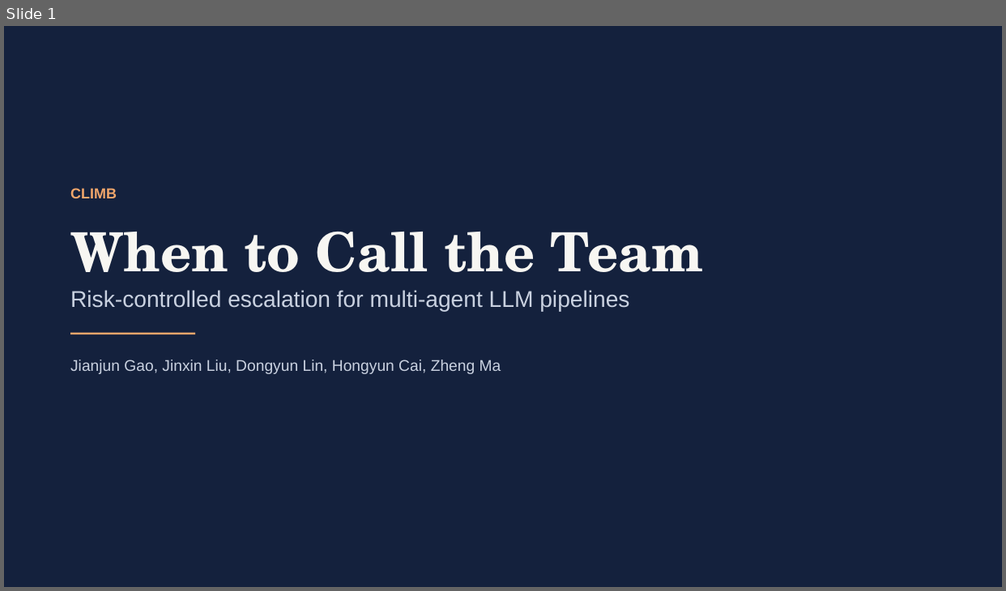
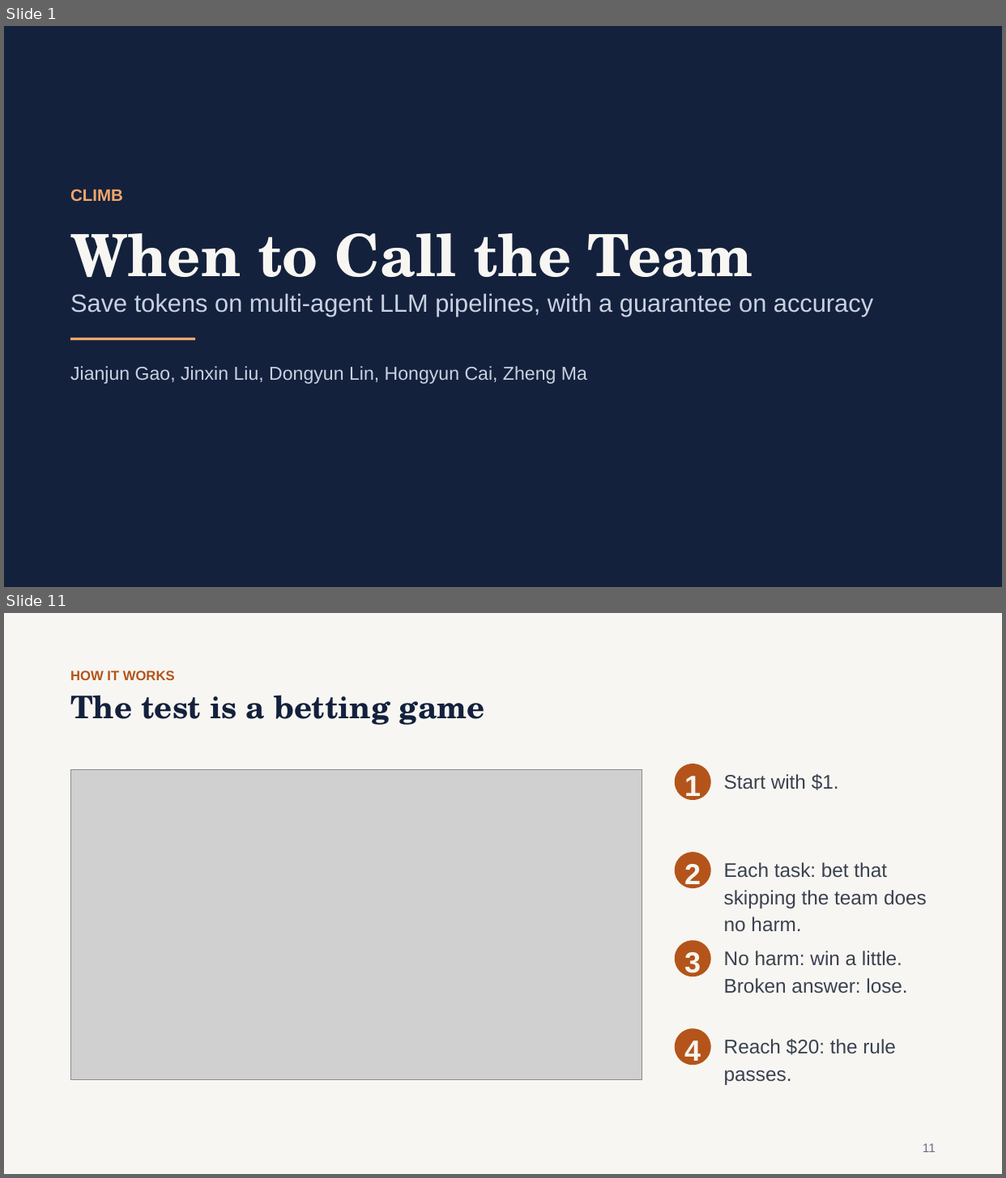
Before and after one commit to gaoj21/tokenbank, a slide deck: slides/CLIMB_talk.pptx. Shown one above the other, each under a label of ours: slide 1 before the commit, slides 1 and 11 after it; the slides between them are not shown. The pictures are 1006x591 and 1006x1178 pixels, drawn with LibreOffice and Linux fonts; fonts in the diff are those of the drawing; grey boxes stand for pictures. Boxes give left, top, right and bottom in pixels: in the first picture for what was removed or moved away, otherwise in the second. Text is boxed around its words. In the diff, an @@ line names an element or a change of style, - is before the commit and + after.

```diff
--- a/slides/CLIMB_talk.pptx
+++ b/slides/CLIMB_talk.pptx
@@ slide 11 added at (x1=4, y1=613, x2=1002, y2=1174), background #F7F6F2 @@
@@ text added at (x1=70, y1=671, x2=175, y2=680), 13 pt, text #B4541A, bold @@
+HOW IT WORKS
@@ text added at (x1=70, y1=695, x2=485, y2=725), 30 pt, text #14213D, bold @@
+The test is a betting game
@@ picture added at (x1=70, y1=769, x2=642, y2=1080) @@
@@ ellipse added at (x1=675, y1=764, x2=711, y2=800), fill #B4541A, 28 pt, text #F7F6F2, bold @@
+1
@@ text added at (x1=724, y1=774, x2=839, y2=790), 19 pt, text #3A4150 @@
+Start with $1.
@@ ellipse added at (x1=675, y1=852, x2=711, y2=888), fill #B4541A, 28 pt, text #F7F6F2, bold @@
+2
@@ text added at (x1=724, y1=862, x2=927, y2=932), 19 pt, text #3A4150 @@
+Each task: bet that skipping the team does no harm.
@@ ellipse added at (x1=675, y1=941, x2=711, y2=977), fill #B4541A, 28 pt, text #F7F6F2, bold @@
+3
@@ text added at (x1=724, y1=951, x2=907, y2=994), 19 pt, text #3A4150 @@
+No harm: win a little. Broken answer: lose.
@@ ellipse added at (x1=675, y1=1029, x2=711, y2=1066), fill #B4541A, 28 pt, text #F7F6F2, bold @@
+4
@@ text added at (x1=724, y1=1039, x2=896, y2=1085), 19 pt, text #3A4150 @@
+Reach $20: the rule passes.
@@ text added at (x1=923, y1=1144, x2=936, y2=1152), 12 pt, text #6B7280 @@
+11
@@ slide 1 changed as well @@
@@ text "CLIMB" at (x1=70, y1=189, x2=123, y2=201): size 14 to 16 pt @@
@@ text "When to Call the Team" at (x1=70, y1=233, x2=753, y2=296): size 52 to 56 pt @@
@@ text at (x1=70, y1=293, x2=873, y2=317): text changed; size 22 to 24 pt @@
-Risk-controlled escalation for multi-agent LLM pipelines
+Save tokens on multi-agent LLM pipelines, with a guarantee on accuracy
@@ rectangle moved from (x1=70, y1=333, x2=196, y2=335) to (x1=70, y1=338, x2=196, y2=340) @@
@@ text "Jianjun Gao, Jinxin Liu, Dongyun ..." at (x1=70, y1=366, x2=587, y2=384): size 15 to 18 pt @@
```
Also in this commit, not shown: 16 other slides added, 18 slides removed, 14 other files.
